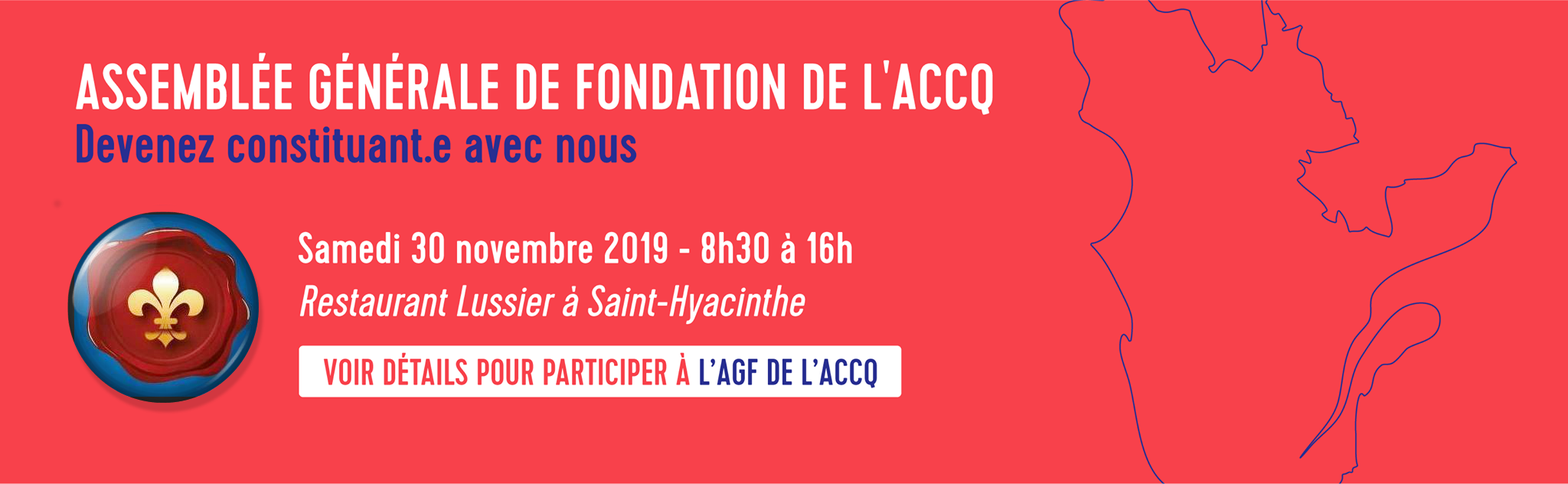
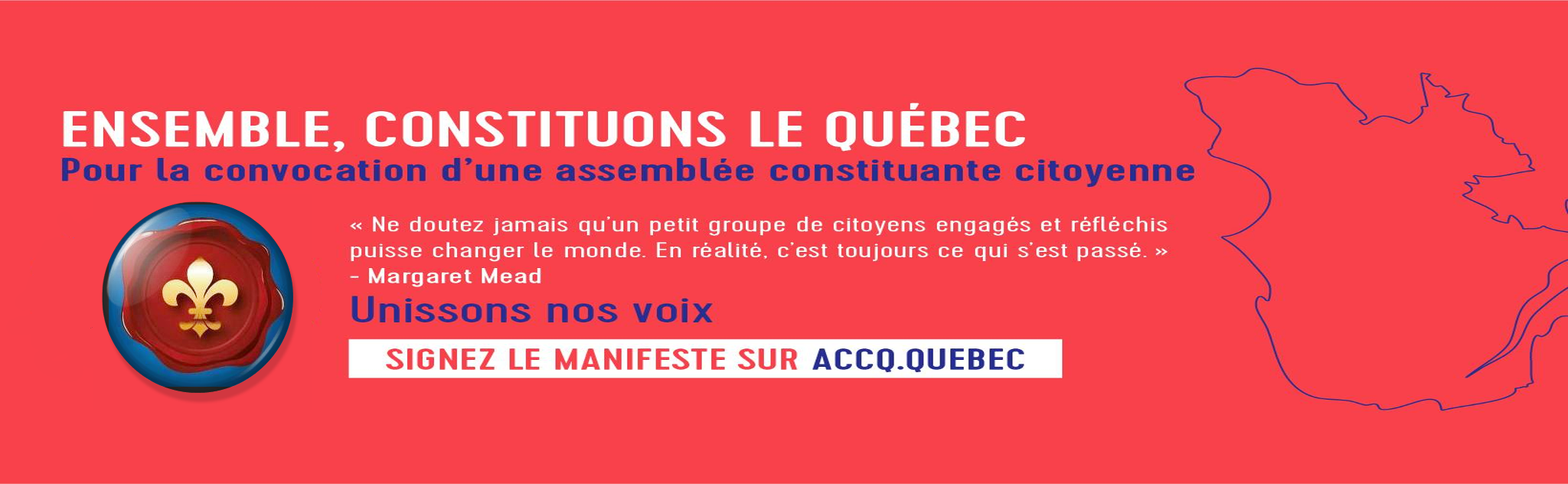
Before/after of a (1568, 484) layered artwork. What changed in the layer stack:
painted on "Calque Copié" over [67, 194, 312, 415]
painted on "cover_fondation.png" over [0, 0, 1568, 484]
